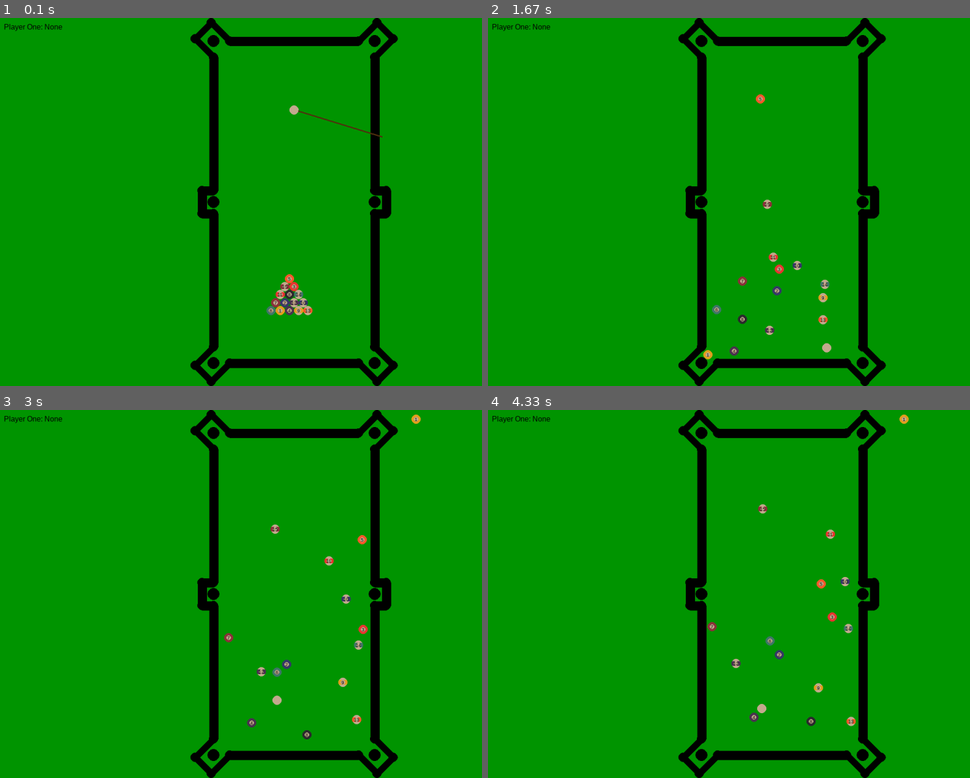
Above: before the commit, frames 1-4 (two rows, left to right).
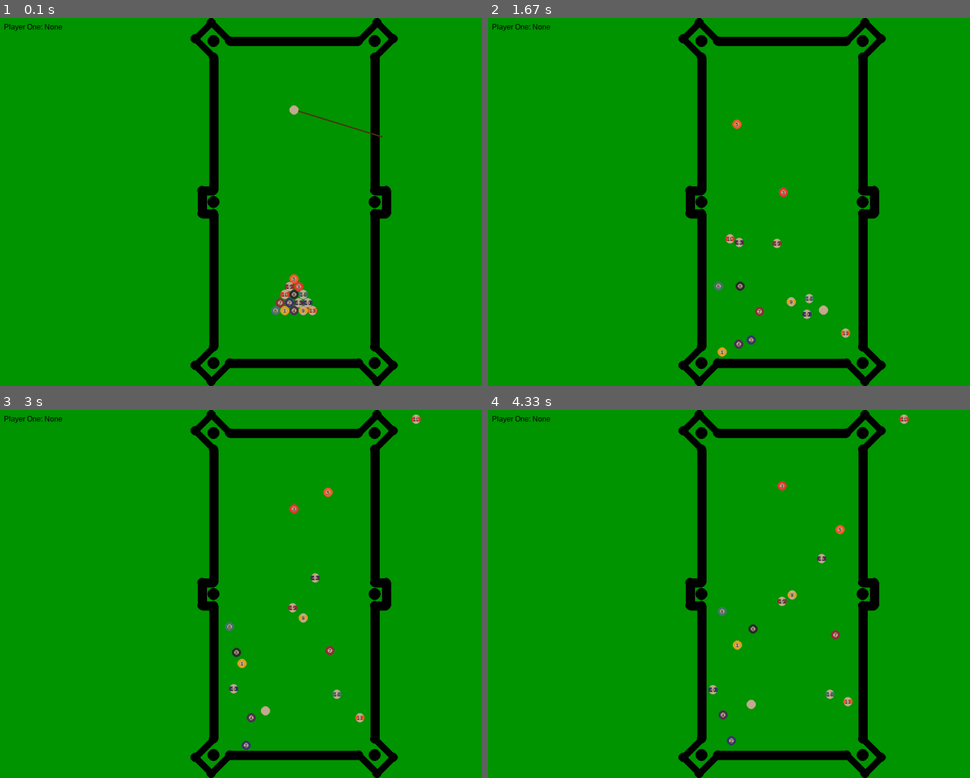
Above: after the commit, the same moments.

Repository: simonlav24/PoolGame
Game: pygame game, started from Main.py
The game is run twice, just before and just after one commit, with the same random seed, the same clock (stepped at 60 frames per second) and the same inputs.
Inputs (mouse positions are in pixels of both pictures, inside the frame that each line leads up to):
- Up to frame 1 (0.1 s): no input
- Up to frame 2 (1.67 s): press the mouse at (642, 205) at 0.37 s; move the mouse to (738, 242) at 0.47 s; release the mouse at (839, 282) at 0.6 s; tap C at 1.17 s
- Up to frame 3 (3 s): no input
- Up to frame 4 (4.33 s): no input

The runs differ from the first frame. In frame 1, 0.6% of the frame differs, in the area x 55-66%, y 69-81%; in frame 2, 1.3%, in the area x 44-76%, y 20-93%; in frame 3, 1.2%; in frame 4, 1.3%.

Commit message:
cpu brake shot

Diff:
--- a/Cpu.py
+++ b/Cpu.py
@@ -4,11 +4,13 @@
 from Physics import Ball, Hole
 from Calc import check_line_circle_collision
 from typing import List
+from random import uniform
 
 # Todo:
 ### a function that calculates the angle to force a target ball in target angle
 
 win: pygame.surface.Surface = None
+brake_random = Vector2(uniform(-10, 10),100)
 
 class PlayerCpu:
     _reg: List['PlayerCpu'] = []
@@ -23,6 +25,9 @@
         self.determined = False
         self.player = player
         self.debug = True
+
+        self.direction: Vector2 = None
+        self.power = 1
 
     def get_closest_holes_to_ball(self, ball: Ball, amount=2) -> Hole:
         distances = []
@@ -74,19 +79,11 @@
             return False
         return True
 
-    def step(self):
-        self.targets = []
+    def get_direction(self):
+        return self.direction
+
+    def step_shoot_ball(self):
         available_balls_holes = []
-        self.best_target = None
-
-        if not self.determined and self.game_state.player_determined:
-            self.ball_type = self.game_state.player_ball_type[self.player]
-            self.determined = True
-
-        # check for current turn
-        if not (self.game_state.get_state() == State.PLAY and self.game_state.get_player() == self.player):
-            return
-
         if self.determined and self.game_state.is_current_player_finished():
             self.ball_type = BallType.BALL_BLACK
 
@@ -113,21 +110,55 @@
         if len(available_balls_holes) > 0:
             self.best_target = max(available_balls_holes, key=lambda x: x[2])
 
-        # play turn
+        if self.best_target:
+            ball = self.best_target[0]
+            hole = self.best_target[1]
+            ghost_pos = self.get_ghost_position(ball, hole)
+            self.direction = (ghost_pos - Ball._cue_ball.pos).normalize()
+            self.power = 0.4
+            return True
+        return False
+
+    def step_brake_shoot(self):
+        if not self.game_state.round_count == 0:
+            return False
+
+        self.direction = brake_random
+        self.power = 1.0
+        return True
+
+    def step(self):
+        self.targets = []
+        self.best_target = None
+
+        if not self.determined and self.game_state.player_determined:
+            self.ball_type = self.game_state.player_ball_type[self.player]
+            self.determined = True
+
+        # check for current turn
+        if not (self.game_state.get_state() == State.PLAY and self.game_state.get_player() == self.player):
+            return
+
+        if self.step_shoot_ball():
+            self.play_turn()
+            return
+
+        if self.step_brake_shoot():
+            self.play_turn()
+            return
+
+        self.direction = None
+        self.play_turn()
+
+    def play_turn(self):
         self.timer += 1
         if self.timer >= 60 * 3:
             self.timer = 0
-            if self.best_target:
-                ball = self.best_target[0]
-                hole = self.best_target[1]
-
-                ghost_pos = self.get_ghost_position(ball, hole)
-                direction = (ghost_pos - Ball._cue_ball.pos).normalize()
-                power = 50
-                Ball._cue_ball.set_vel(direction * power * 0.05)
-                self.game_state.update()
-            else:
+            if self.direction == None:
                 print('cant play')
+                return
+            Ball._cue_ball.strike(self.direction, self.power)
+            self.game_state.update()
 
     def draw(self):
         if not self.debug:
--- /dev/null
+++ b/Guide.py
@@ -0,0 +1,87 @@
+
+from StateMachine import GameState, State, Player
+from typing import Tuple, List
+from Physics import Ball
+from Calc import find_collision_centers_on_line
+import pygame
+from pygame.math import Vector2
+
+win = None
+
+class AimGuide:
+    def __init__(self, game_state: GameState, cpu_players: List[Player]):
+        self.powering = False
+        self.aim_vec: Vector2 = None
+        self.power_origin: Vector2 = None
+        self.power = 0.0
+        self.game_state = game_state
+        self.cpu_players = cpu_players
+        self.cpu_aim: Vector2 = None
+
+    def handle_event(self, event):
+        if event.type == pygame.MOUSEBUTTONDOWN:
+            if event.button == 1:
+                self.power_origin = Vector2(pygame.mouse.get_pos())
+                self.aim_vec = pygame.mouse.get_pos() - Ball._cue_ball.pos
+                self.powering = True
+        if event.type == pygame.MOUSEBUTTONUP:
+            if event.button == 1:
+                power_end = pygame.mouse.get_pos()
+                self.power = min(self.power_origin.distance_to(power_end), 400.0) / 400.0
+                self.powering = False
+
+    def get_aim_power(self) -> Tuple[Vector2, float]:
+        result = (self.aim_vec.normalize(), self.power)
+        return result
+
+    def set_aim(self, aim: Vector2):
+        self.cpu_aim = aim
+
+    def draw(self):
+        cue_ball = Ball._cue_ball
+        target = pygame.mouse.get_pos()
+        if self.game_state.get_player() in self.cpu_players:
+            # cpu player
+            if self.cpu_aim is not None:
+                target = cue_ball.pos + self.cpu_aim
+
+        if self.powering:
+            target = self.power_origin
+        vec = target - cue_ball.pos
+
+        guide_points = []
+        for ball in Ball._reg:
+            if ball is cue_ball:
+                continue
+            try:
+                vec_normalized = vec.normalize()
+            except ValueError as e:
+                vec_normalized = Vector2(0,0)
+
+            point = find_collision_centers_on_line(ball.pos, cue_ball.pos, vec_normalized, Ball._radius)
+            if not point:
+                continue
+            cue_to_mouse = target - cue_ball.pos
+            cue_to_guide = point - cue_ball.pos
+            if cue_to_mouse.dot(cue_to_guide) > 0:
+                guide_points.append((point, ball))
+
+        power = 0.0
+        if self.powering:
+            power = min(target.distance_to(pygame.mouse.get_pos()), 400.0) / 400.0
+
+        draw_cue(vec_normalized, power)
+
+        if len(guide_points) > 0:
+            point, ball = min(guide_points, key=lambda p: cue_ball.pos.distance_squared_to(p[0]))
+            pygame.draw.circle(win, (255,255,0), point, Ball._radius, 1)
+            bounce_vec = ball.pos - point
+            pygame.draw.line(win, (255,255,0), point, point + bounce_vec * 4)
+
+            pygame.draw.line(win, (255,255,0), cue_ball.pos, point)
+
+def draw_cue(dir, power):
+    # dir should be normalized
+    s = Ball._cue_ball.pos - dir * Ball._radius - dir * power * 100
+    e = Ball._cue_ball.pos - dir * Ball._radius * 20 - dir * power * 100
+    pygame.draw.line(win, (82, 50, 16), s, e, 3)
--- a/Main.py
+++ b/Main.py
@@ -6,11 +6,13 @@
 from pygame.math import Vector2
 from random import shuffle
 import Physics
-from Physics import Ball, Line, Hole, CueBall, Guide
+from Physics import Ball, Line, Hole, CueBall
 from Calc import *
 from StateMachine import *
 import Cpu
 from Cpu import PlayerCpu
+import Guide
+from Guide import AimGuide
 
 DEBUG = False
 
@@ -34,7 +36,7 @@
     shuffle(stripe_numbers)
     number_type = {BallType.BALL_SOLID: solid_numbers, BallType.BALL_STRIPE: stripe_numbers}
 
-    offx = win.get_width() / 2
+    offx = win.get_width() / 2 + Ball._radius
     offy = win.get_height() / 2 + 150
 
     ball_count = 0
@@ -107,12 +109,13 @@
     Hole(Vector2(left, bottom), Vector2(hole_diagonal_offset, -hole_diagonal_offset))
     Hole(Vector2(right, bottom), Vector2(-hole_diagonal_offset, -hole_diagonal_offset))
 
-    guide = Guide()
     game_state = GameState()
     Cpu.win = win
+    Guide.win = win
 
     # cpu1 = PlayerCpu(game_state, Player.PLAYER_1)
     cpu2 = PlayerCpu(game_state, Player.PLAYER_2)
+    guide = AimGuide(game_state, [cpu.player for cpu in PlayerCpu._reg])
 
     done = False
     while not done:
@@ -127,9 +130,10 @@
                         cpu.debug = not cpu.debug
             if game_state.get_state() == State.PLAY:
                 if event.type == pygame.MOUSEBUTTONUP:
-                    direction, power = guide.get_aim_power()
-                    cue_ball.set_vel(direction * power * 0.05)
-                    game_state.update()
+                    if event.button == 1:
+                        direction, power = guide.get_aim_power()
+                        cue_ball.strike(direction, power)
+                        game_state.update()
             elif game_state.get_state() == State.MOVING_CUE_BALL:
                 if event.type == pygame.MOUSEBUTTONUP:
                     if event.button == 1:
@@ -157,6 +161,8 @@
 
         for cpu in PlayerCpu._reg:
             cpu.step()
+            if cpu.player == game_state.get_player():
+                guide.set_aim(cpu.get_direction())
 
         # draw
         win.fill((0, 150, 0))
--- a/Physics.py
+++ b/Physics.py
@@ -3,7 +3,6 @@
 from pygame.math import Vector2
 from typing import List, Tuple
 from StateMachine import BallType
-from Calc import find_collision_centers_on_line
 
 font_small = None
 win = None
@@ -217,6 +216,9 @@
     def set_pos(self, pos):
         self.pos = Vector2(pos)
 
+    def strike(self, direction: Vector2, power: float):
+        self.set_vel(direction.normalize() * power * 7.5)
+
     def potted(self):
         self.is_out = True
         Ball._potted_this_turn.append(self.type)
@@ -260,70 +262,3 @@
 
     def draw(self):
         pygame.draw.circle(win, (0,0,0), self.pos, Ball._radius * 1.3)
-
-class Guide:
-    def __init__(self):
-        self.powering = False
-        self.aim_vec: Vector2 = None
-        self.power_origin: Vector2 = None
-        self.power = 0.0
-
-    def handle_event(self, event):
-        if event.type == pygame.MOUSEBUTTONDOWN:
-            if event.button == 1:
-                self.power_origin = Vector2(pygame.mouse.get_pos())
-                self.aim_vec = pygame.mouse.get_pos() - Ball._cue_ball.pos
-                self.powering = True
-        if event.type == pygame.MOUSEBUTTONUP:
-            if event.button == 1:
-                power_end = pygame.mouse.get_pos()
-                self.power = min(self.power_origin.distance_to(power_end), 400.0) / 400.0
-                self.powering = False
-
-    def get_aim_power(self) -> Tuple[Vector2, float]:
-        result = (self.aim_vec.normalize(), self.power * 150.0)
-        return result
-
-    def draw(self):
-        cue_ball = Ball._cue_ball
-        target = pygame.mouse.get_pos()
-        if self.powering:
-            target = self.power_origin
-        vec = target - cue_ball.pos
-
-        guide_points = []
-        for ball in Ball._reg:
-            if ball is cue_ball:
-                continue
-            try:
-                vec_normalized = vec.normalize()
-            except ValueError as e:
-                vec_normalized = Vector2(0,0)
-
-            point = find_collision_centers_on_line(ball.pos, cue_ball.pos, vec_normalized, Ball._radius)
-            if not point:
-                continue
-            cue_to_mouse = target - cue_ball.pos
-            cue_to_guide = point - cue_ball.pos
-            if cue_to_mouse.dot(cue_to_guide) > 0:
-                guide_points.append((point, ball))
-
-        power = 0.0
-        if self.powering:
-            power = min(target.distance_to(pygame.mouse.get_pos()), 400.0) / 400.0
-
-        draw_cue(vec_normalized, power)
-
-        if len(guide_points) > 0:
-            point, ball = min(guide_points, key=lambda p: cue_ball.pos.distance_squared_to(p[0]))
-            pygame.draw.circle(win, (255,255,0), point, Ball._radius, 1)
-            bounce_vec = ball.pos - point
-            pygame.draw.line(win, (255,255,0), point, point + bounce_vec * 4)
-
-            pygame.draw.line(win, (255,255,0), cue_ball.pos, point)
-
-def draw_cue(dir, power):
-    # dir should be normalized
-    s = Ball._cue_ball.pos - dir * Ball._radius - dir * power * 100
-    e = Ball._cue_ball.pos - dir * Ball._radius * 20 - dir * power * 100
-    pygame.draw.line(win, (82, 50, 16), s, e, 3)
--- a/StateMachine.py
+++ b/StateMachine.py
@@ -78,6 +78,7 @@
             BallType.BALL_STRIPE: 0
         }
         self.player_winner: Player = None
+        self.round_count = 0
 
     def update_potted(self, potted: List[BallType]):
         self.potted_this_turn = potted
@@ -171,6 +172,7 @@
                 if advance_turn:
                     self.player_turn = self.player_turn.next()
                 print(f'State: {next_state}, score: {self.type_potted}')
+                self.round_count += 1
 
             case State.MOVING_CUE_BALL:
                 next_state = State.PLAY
